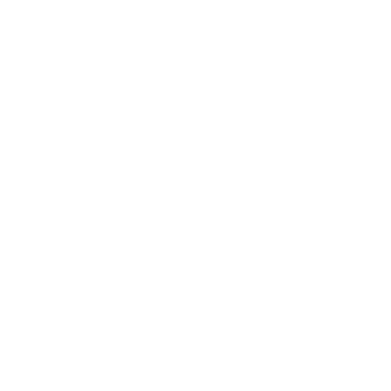
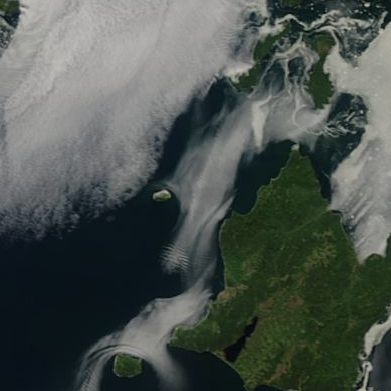
Two versions of the same layered image (391x391). Layer-by-layer changes:
added layer "399_sea_of_okhostk_100km_20080628.terra.truecolor.250m" above "landfast ice" over [0, 0, 391, 391]
